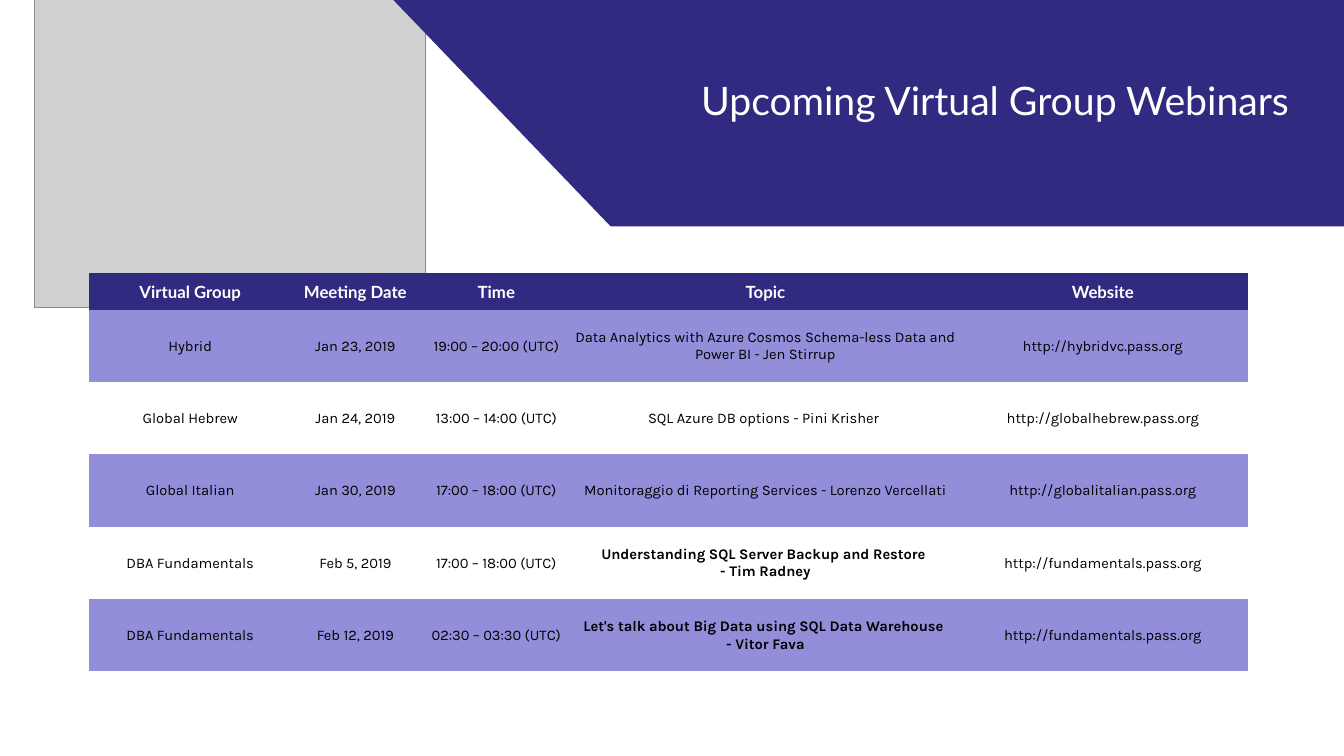
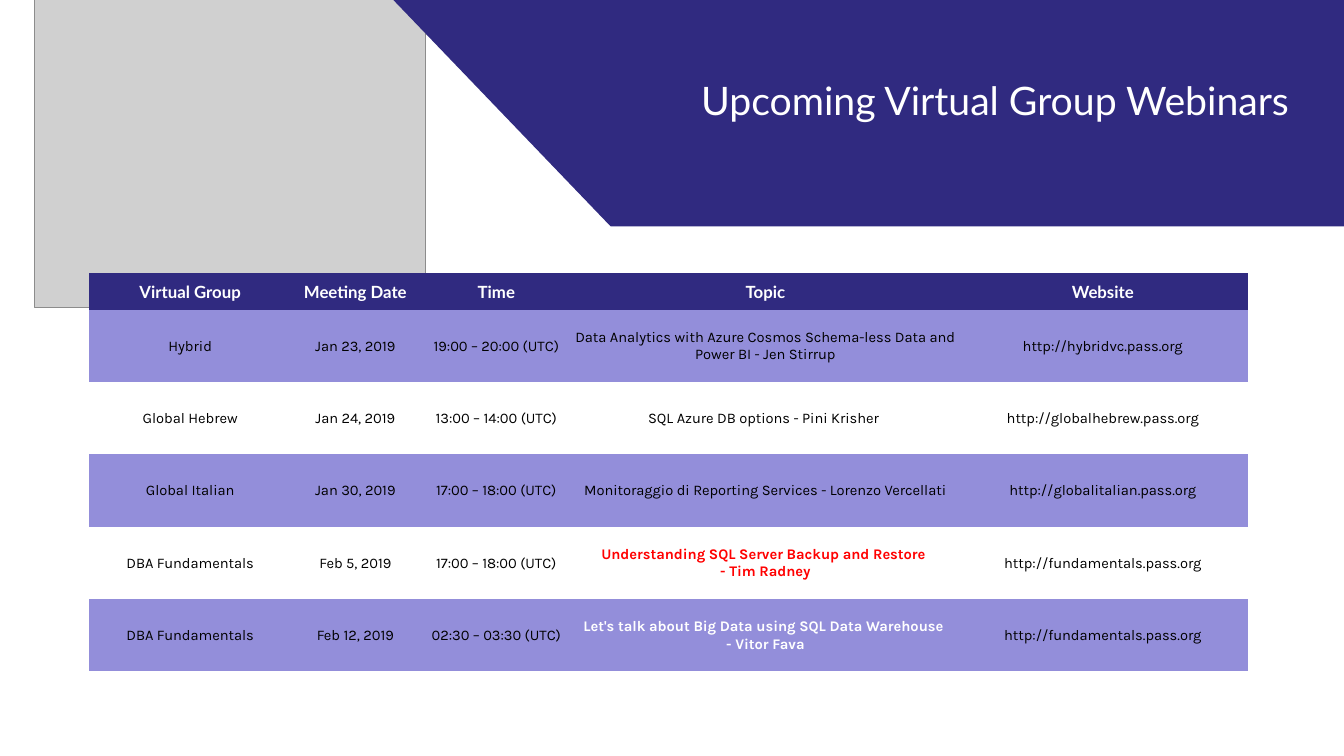
Before and after one commit to GTSSUG/Sessions, a slide deck: slide 3 of 20190123/PASS-GTSSUG-20190123.pptx. Drawn at 1344x756 pixels with LibreOffice and Linux fonts; fonts in the diff are those of the drawing; grey boxes stand for pictures; background and template pictures are left out. Boxes give left, top, right and bottom in pixels: in the first picture for what was removed or moved away, otherwise in the second. Text is boxed around its words. In the diff, an @@ line names an element or a change of style, - is before the commit and + after.

```diff
--- a/20190123/PASS-GTSSUG-20190123.pptx
+++ b/20190123/PASS-GTSSUG-20190123.pptx
@@ table at [89, 273, 1248, 671] @@
@@ text colour #000000 to #FF0000 in "Understanding SQL Server Backup and Restore", "- Tim Radney" @@
@@ text colour #000000 to #FFFFFF in "Let's talk about Big Data using SQL ...", "- Vitor Fava" @@
```
Also in this commit, not shown: 7 other slides changed, 2 slides added, 2 slides removed.
